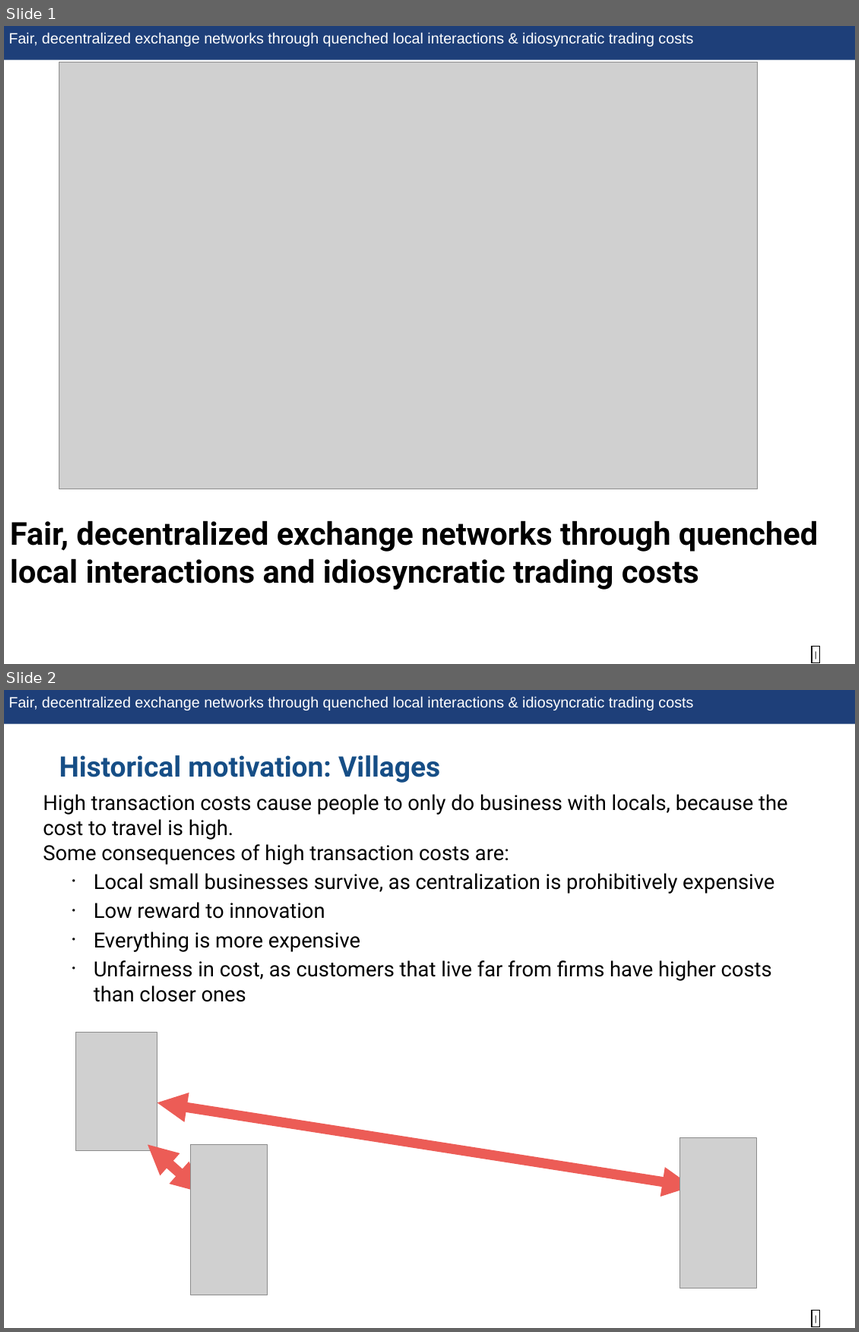
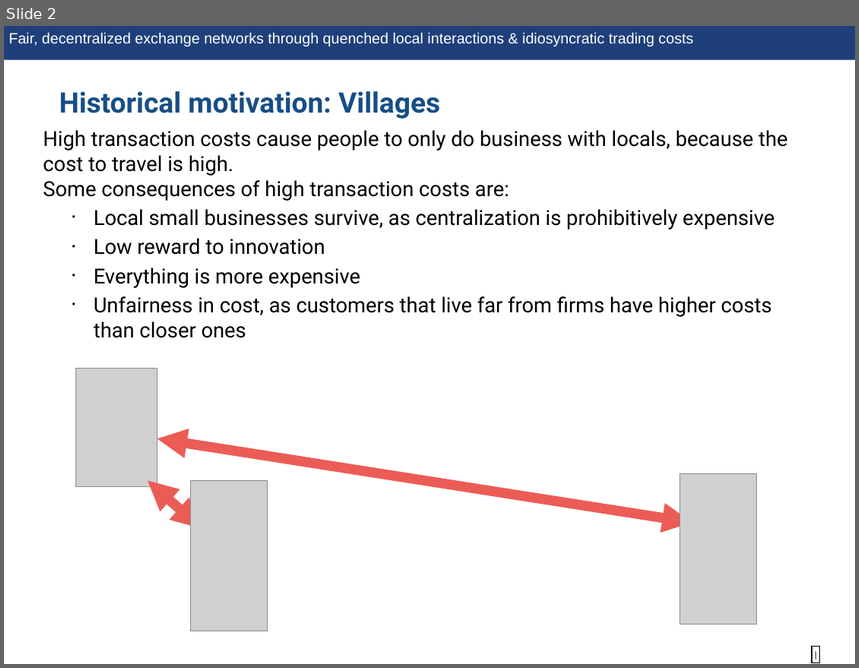
Before and after one commit to nate9799/KrepsScheinkmanModel, a slide deck: writing/talk/decentralization_tax_presentation.pptx. Shown one above the other, each under a label of ours: slides 1 and 2 before the commit, slide 2 after it. The pictures are 859x1332 and 859x668 pixels, drawn with LibreOffice and Linux fonts; fonts in the diff are those of the drawing; grey boxes stand for pictures. Boxes give left, top, right and bottom in pixels: in the first picture for what was removed or moved away, otherwise in the second. Text is boxed around its words. In the diff, an @@ line names an element or a change of style, - is before the commit and + after.

```diff
--- a/writing/talk/decentralization_tax_presentation.pptx
+++ b/writing/talk/decentralization_tax_presentation.pptx
@@ slide 1 removed at (x1=4, y1=26, x2=855, y2=664), background #FFFFFF; not listed: 3 template elements that a slide beside it also shows @@
@@ picture removed at (x1=59, y1=62, x2=758, y2=490) @@
@@ text removed at (x1=10, y1=521, x2=818, y2=590) @@
-Fair, decentralized exchange networks through quenched local interactions and idiosyncratic trading costs
```
Also in this commit, not shown: 5 slides changed, 4 slides added, 50 other files.
